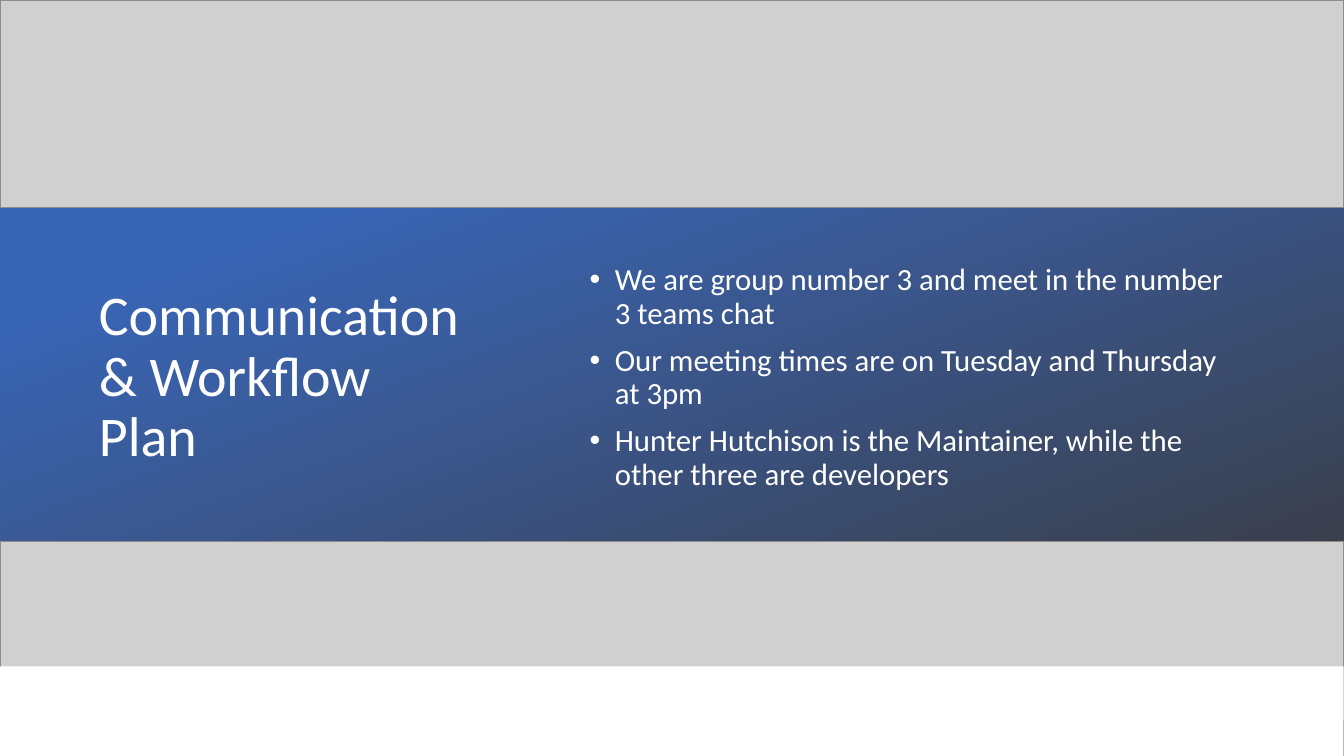
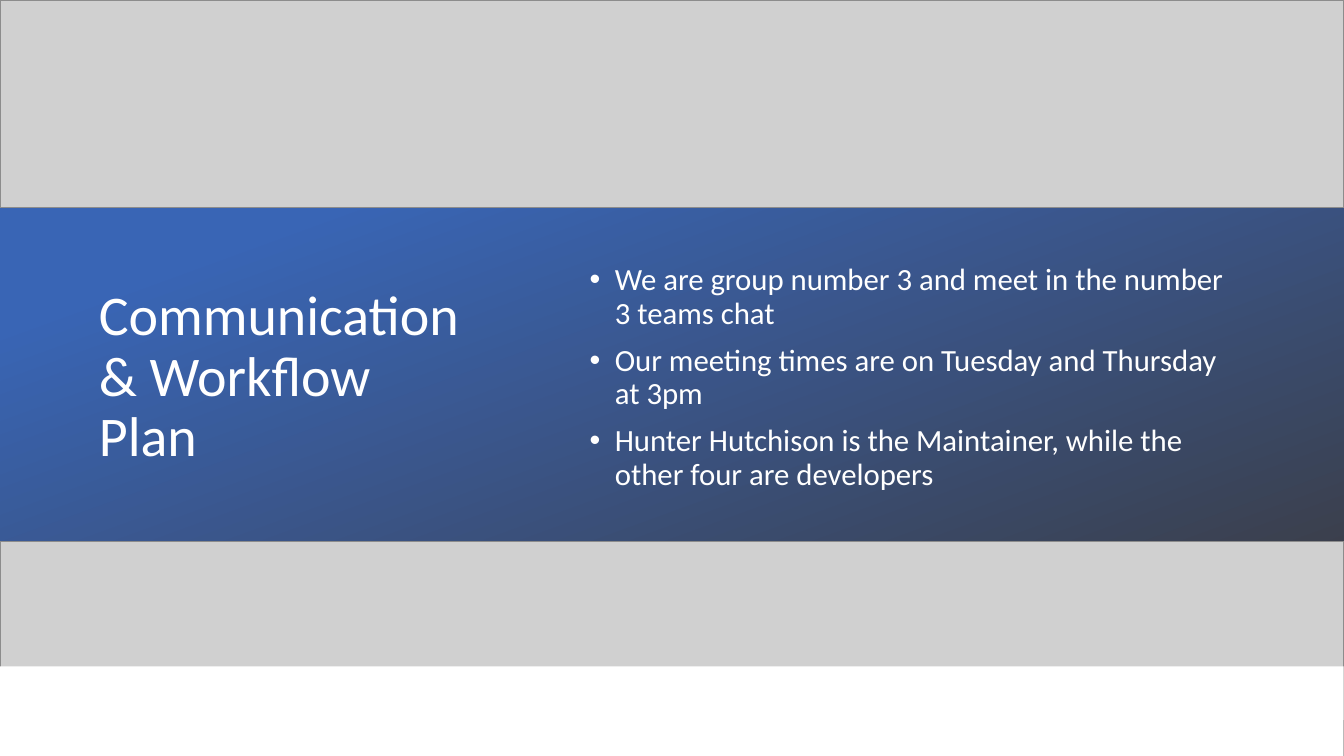
Before and after one commit to Mic-Check-2-Cruise-Control/root, a slide deck: slide 7 of Team Project Analysis-Milestone 2.pptx. Drawn at 1344x756 pixels with LibreOffice and Linux fonts; fonts in the diff are those of the drawing; grey boxes stand for pictures. Boxes give left, top, right and bottom in pixels: in the first picture for what was removed or moved away, otherwise in the second. Text is boxed around its words. In the diff, an @@ line names an element or a change of style, - is before the commit and + after.

```diff
--- a/Team Project Analysis-Milestone 2.pptx
+++ b/Team Project Analysis-Milestone 2.pptx
@@ text at [615, 429, 1182, 490]: text changed @@
-• Hunter Hutchison is the Maintainer, while the other three are developers
+• Hunter Hutchison is the Maintainer, while the other four are developers
```
Also in this commit, not shown: 3 other slides changed, 2 other files.
